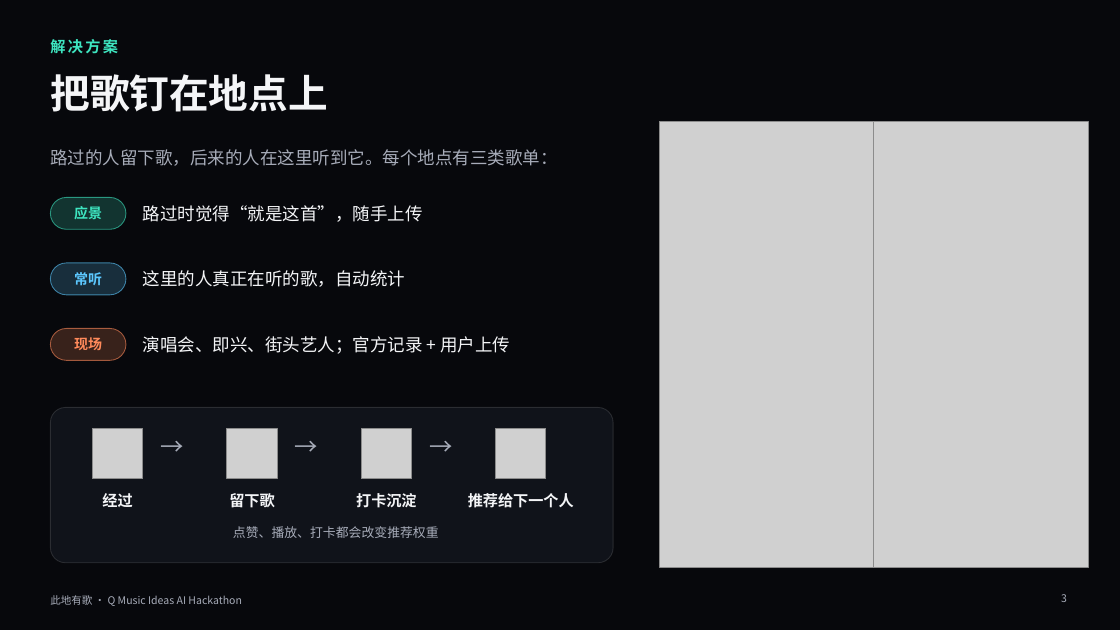
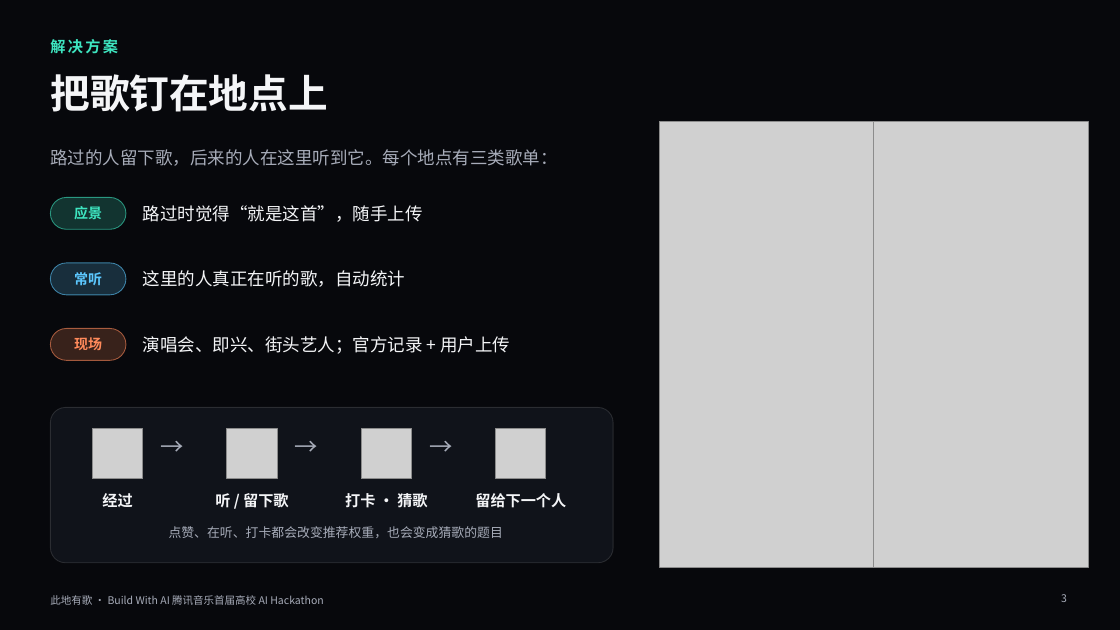
Before and after one commit to QHY8IV/MusicHere, a slide deck: slide 3 of pitch/此地有歌-路演.pptx. Drawn at 1120x630 pixels with LibreOffice and Linux fonts; fonts in the diff are those of the drawing; grey boxes stand for pictures; background and template pictures are left out. Boxes give left, top, right and bottom in pixels: in the first picture for what was removed or moved away, otherwise in the second. Text is boxed around its words. In the diff, an @@ line names an element or a change of style, - is before the commit and + after.

```diff
--- a/pitch/此地有歌-路演.pptx
+++ b/pitch/此地有歌-路演.pptx
@@ text at (215,493,288,508): text changed @@
-留下歌
+听 / 留下歌
@@ text at (345,491,427,511): text changed @@
-打卡沉淀
+打卡 · 猜歌
@@ text at (475,493,566,508): text changed @@
-推荐给下一个人
+留给下一个人
@@ text at (169,526,503,538): text changed @@
-点赞、播放、打卡都会改变推荐权重
+点赞、在听、打卡都会改变推荐权重，也会变成猜歌的题目
@@ text at (50,595,323,605): text changed @@
-此地有歌 · Q Music Ideas AI Hackathon
+此地有歌 · Build With AI 腾讯音乐首届高校 AI Hackathon
```
Also in this commit, not shown: 8 other slides changed, 2 slides added, 1 slide removed, 5 other files.
